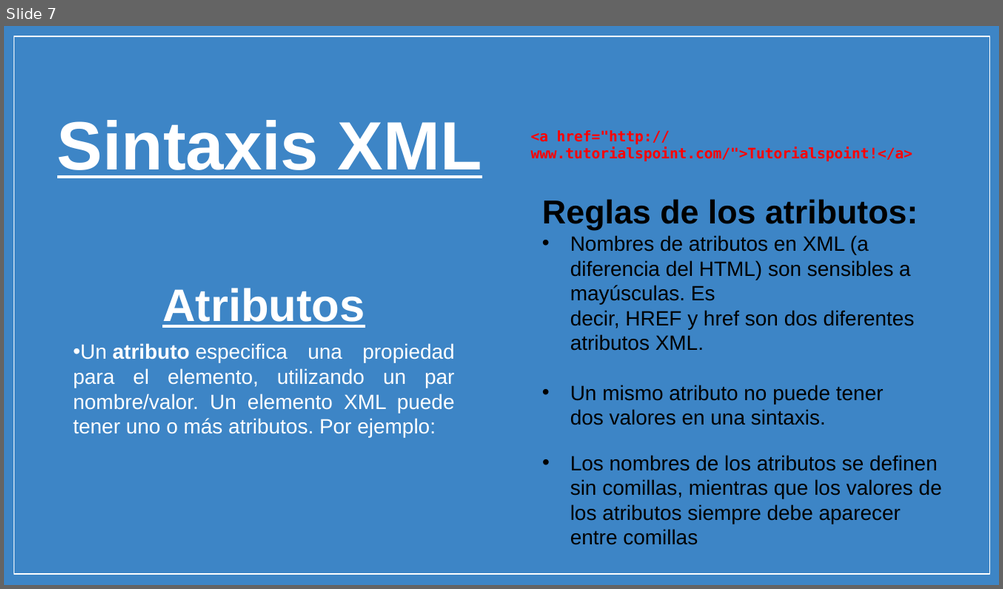
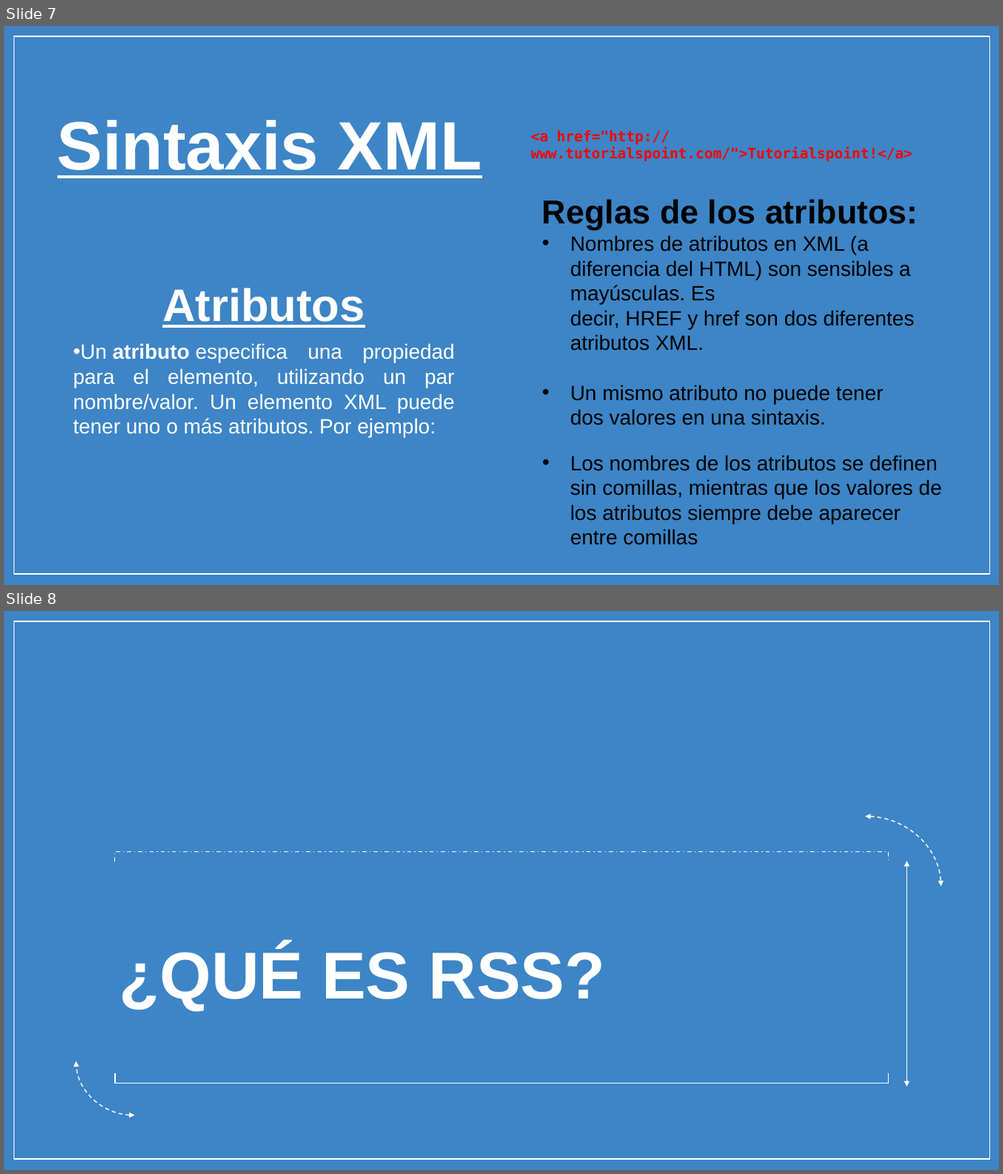
Before and after one commit to micarsan/DAW1-CSS_Avanzado, a slide deck: xml/PARTE 1 - STORY 01 Y 02 - XML.pptx. Shown one above the other, each under a label of ours: slide 7 before the commit, slides 7 and 8 after it. The pictures are 1003x589 and 1003x1174 pixels, drawn with LibreOffice and Linux fonts; fonts in the diff are those of the drawing; background and template pictures are left out. Boxes give left, top, right and bottom in pixels: in the first picture for what was removed or moved away, otherwise in the second. Text is boxed around its words. In the diff, an @@ line names an element or a change of style, - is before the commit and + after.

```diff
--- a/xml/PARTE 1 - STORY 01 Y 02 - XML.pptx
+++ b/xml/PARTE 1 - STORY 01 Y 02 - XML.pptx
@@ slide 8 added at (x1=4, y1=611, x2=999, y2=1170), background picture (left out); not listed: 1 template element that a slide beside it also shows @@
@@ arc (boxed as its full ellipse) added at (x1=788, y1=817, x2=941, y2=957), outline #FFFFFF 0.75 pt dashed @@
@@ freeform shape added at (x1=115, y1=852, x2=888, y2=862), outline #FFFFFF 0.75 pt dashed @@
@@ double arrow added from (906, 862) to (906, 1086), #FFFFFF 0.75 pt @@
@@ title added at (x1=119, y1=947, x2=605, y2=1011), 48 pt, text #FFFFFF, bold @@
+¿QUÉ ES RSS?
@@ arc (boxed as its full ellipse) added at (x1=76, y1=1008, x2=193, y2=1116), outline #FFFFFF 0.75 pt dashed @@
@@ freeform shape added at (x1=115, y1=1073, x2=888, y2=1083), outline #FFFFFF 0.75 pt @@
```
Also in this commit, not shown: 1 slide changed, 5 other slides added.
